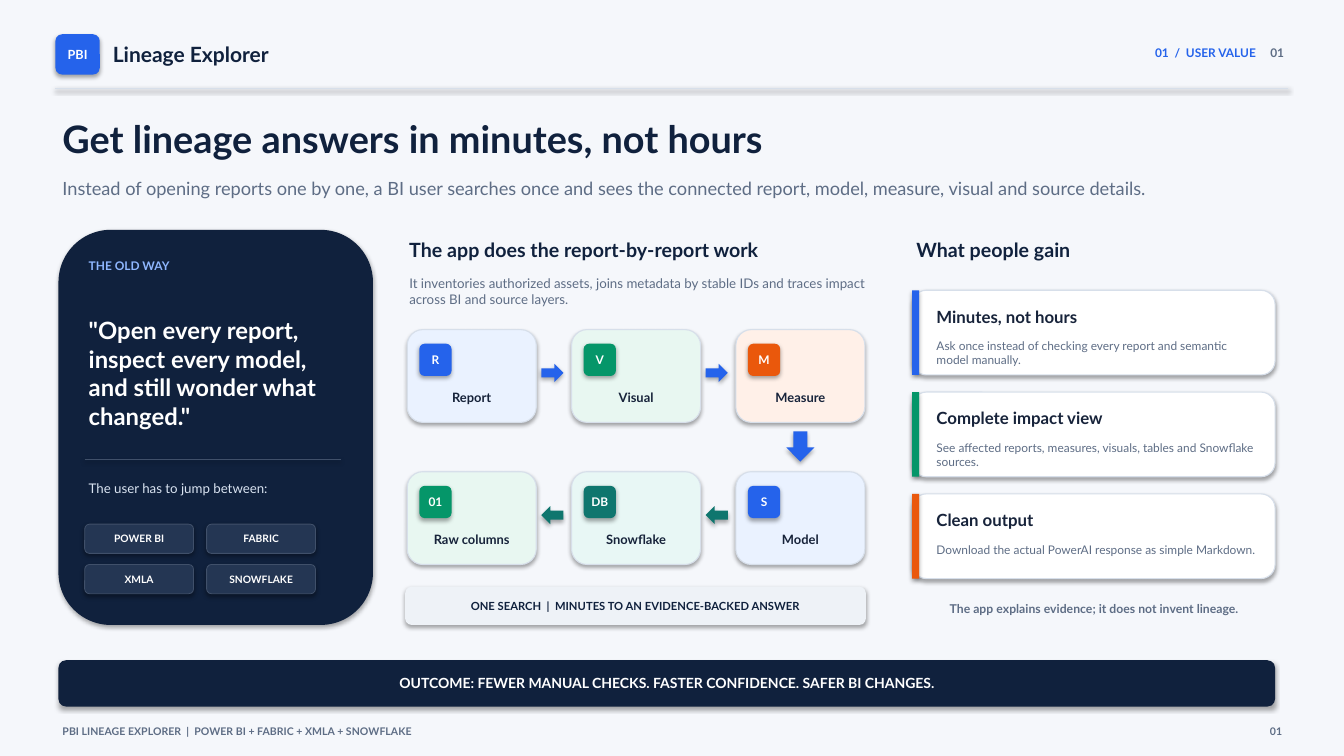
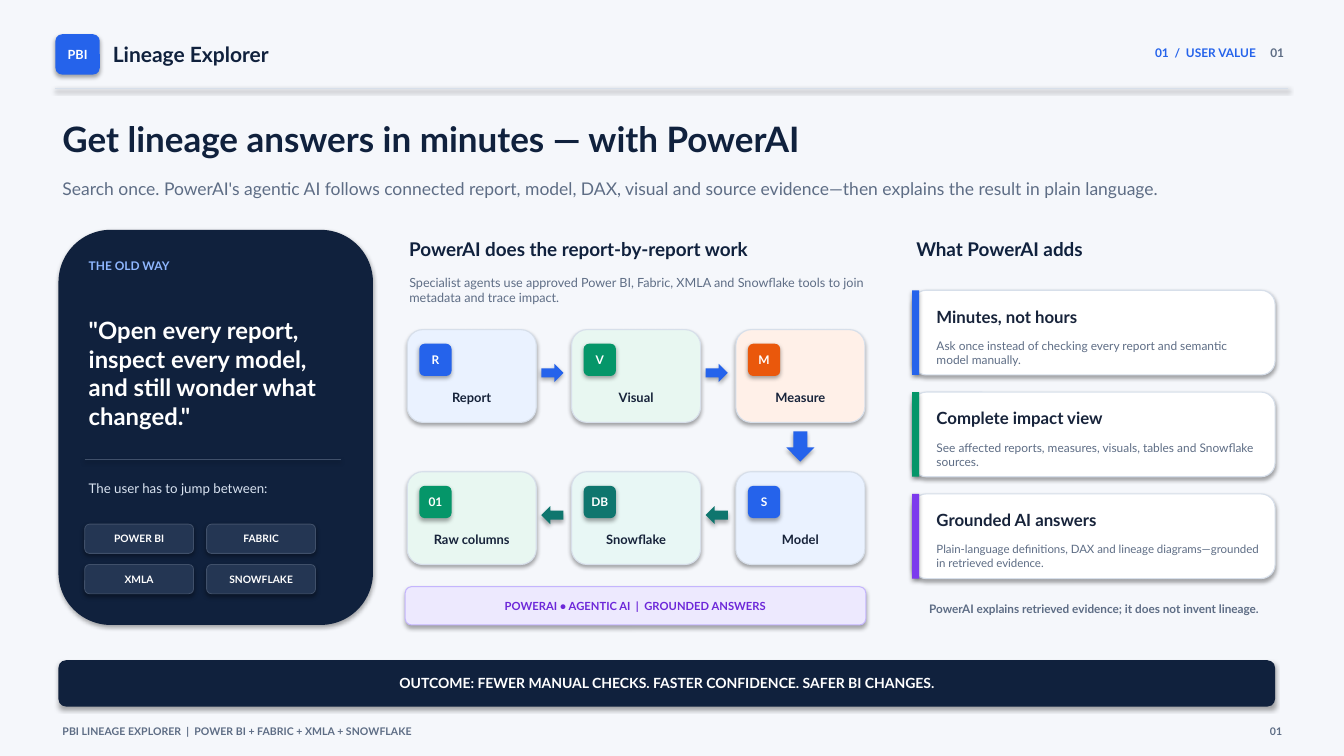
Before and after one commit to satyadeep0987/PBI-Lineage-Deploy, a slide deck: slide 1 of presentations/PBI_Lineage_Explorer_User_Value_Architecture.pptx. Drawn at 1344x756 pixels with LibreOffice and Linux fonts; fonts in the diff are those of the drawing. Boxes give left, top, right and bottom in pixels: in the first picture for what was removed or moved away, otherwise in the second. Text is boxed around its words. In the diff, an @@ line names an element or a change of style, - is before the commit and + after.

Commit message:
Presentaion Updated

```diff
--- a/presentations/PBI_Lineage_Explorer_User_Value_Architecture.pptx
+++ b/presentations/PBI_Lineage_Explorer_User_Value_Architecture.pptx
@@ text at (62, 126, 800, 159): text changed; size 27 to 25 pt @@
-Get lineage answers in minutes, not hours
+Get lineage answers in minutes — with PowerAI
@@ text at (62, 182, 1157, 198): text changed; size 13 to 12.5 pt @@
-Instead of opening reports one by one, a BI user searches once and sees the connected report, model, measure, visual and source details.
+Search once. PowerAI's agentic AI follows connected report, model, DAX, visual and source evidence—then explains the result in plain language.
@@ text at (409, 242, 748, 259): text changed; size 14 to 13.5 pt @@
-The app does the report-by-report work
+PowerAI does the report-by-report work
@@ text at (916, 242, 1082, 256): text changed; size 14 to 13.5 pt @@
-What people gain
+What PowerAI adds
@@ text at (409, 277, 863, 304): text changed; size 9.5 to 9 pt @@
-It inventories authorized assets, joins metadata by stable IDs and traces impact across BI and source layers.
+Specialist agents use approved Power BI, Fabric, XMLA and Snowflake tools to join metadata and trace impact.
@@ rectangle at (912, 494, 920, 579): fill #EA580C to #7C3AED @@
@@ text at (936, 513, 1096, 526): text changed @@
-Clean output
+Grounded AI answers
@@ text at (936, 544, 1259, 567): text changed; size 8.5 to 8.2 pt @@
-Download the actual PowerAI response as simple Markdown.
+Plain-language definitions, DAX and lineage diagrams—grounded in retrieved evidence.
@@ rounded rectangle at (405, 587, 866, 625): fill #EEF2F7 to #EDE9FE; outline none to #C4B5FD 0.75 pt @@
@@ text at (505, 602, 766, 610): text changed; text colour #10213D to #6D28D9 @@
-ONE SEARCH | MINUTES TO AN EVIDENCE-BACKED ANSWER
+POWERAI • AGENTIC AI | GROUNDED ANSWERS
@@ text at (929, 604, 1259, 615): text changed; size 8.7 to 8.4 pt @@
-The app explains evidence; it does not invent lineage.
+PowerAI explains retrieved evidence; it does not invent lineage.
```
